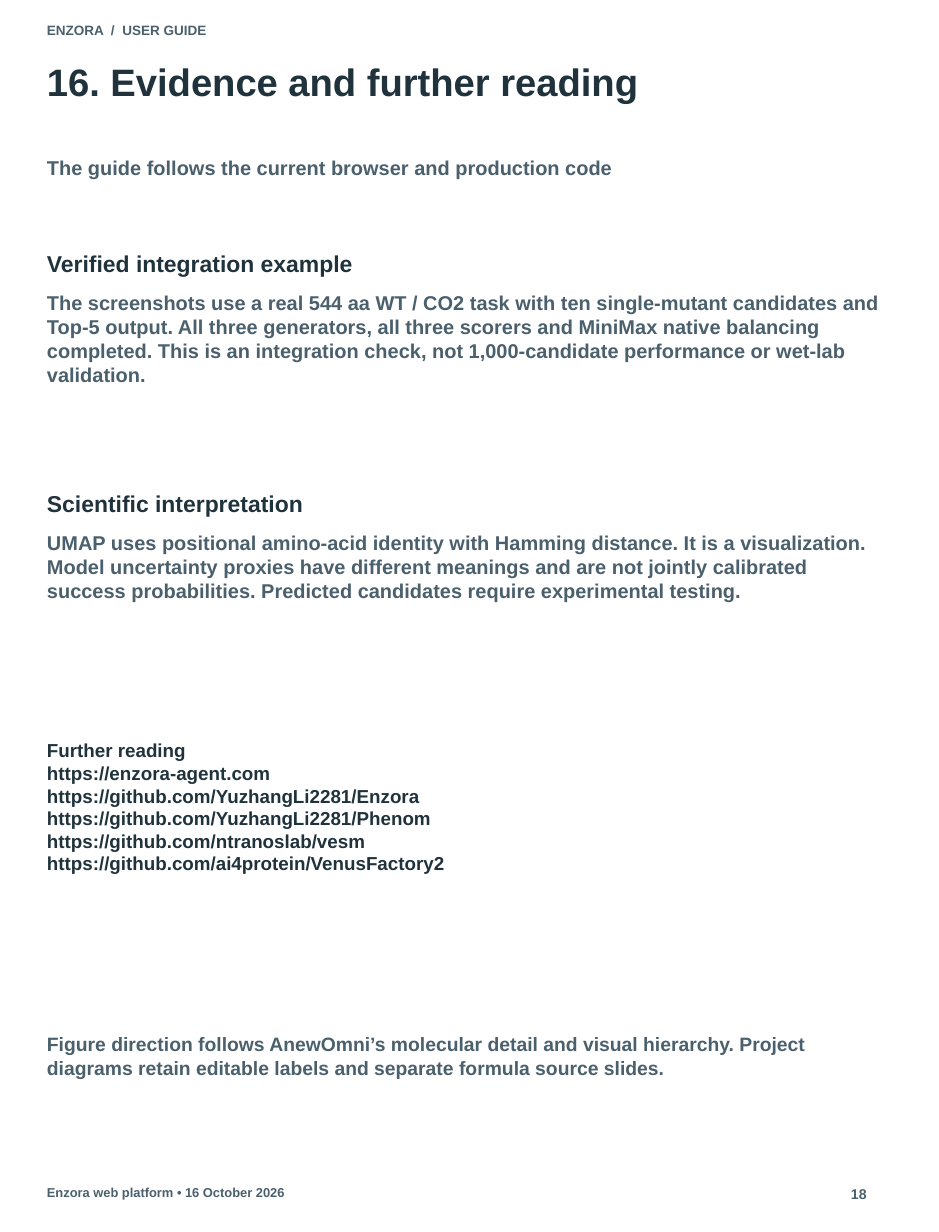
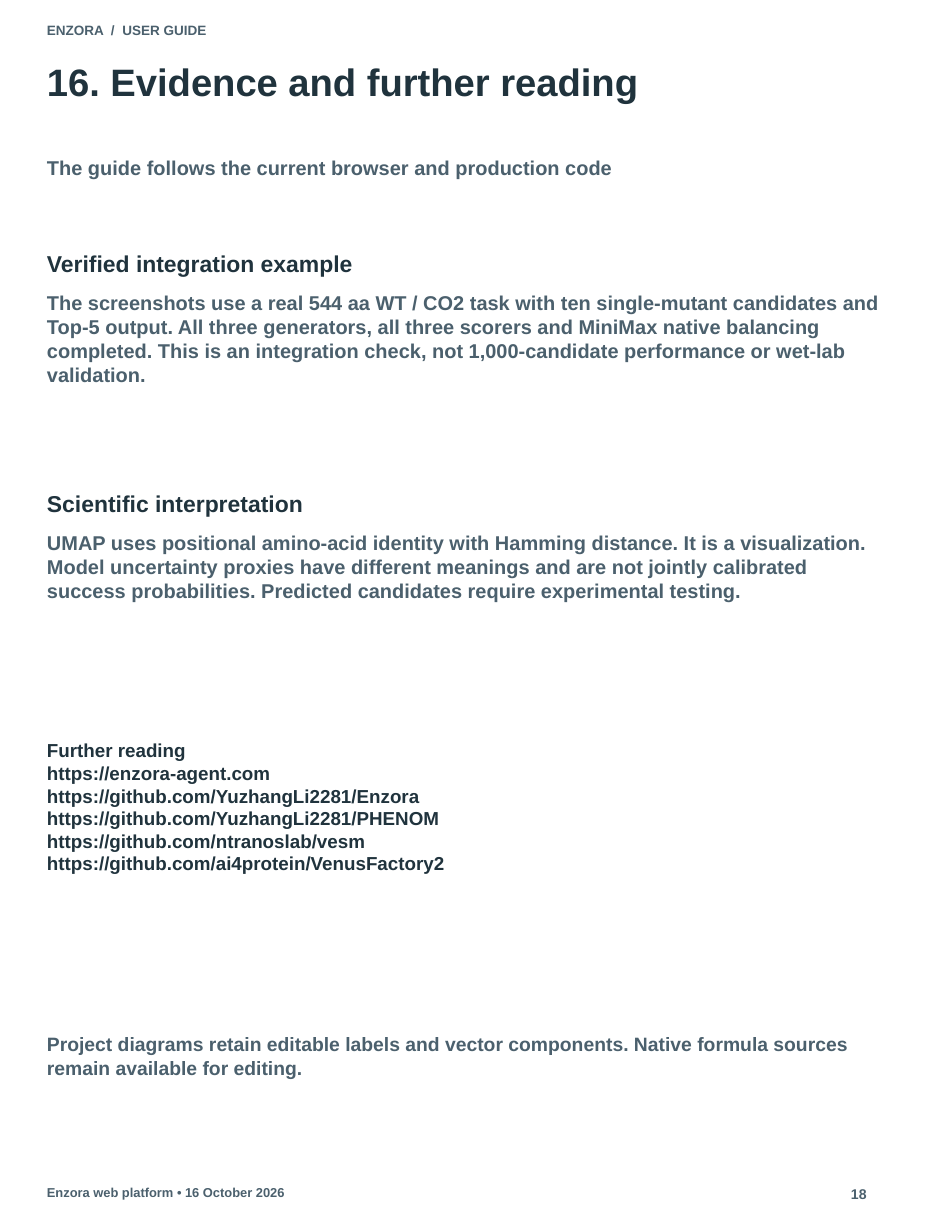
Before and after one commit to YuzhangLi2281/Enzora.github.io, a slide deck: slide 18 of docs/Enzora_User_Guide.pptx. Drawn at 939x1232 pixels with LibreOffice and Linux fonts; fonts in the diff are those of the drawing. Boxes give left, top, right and bottom in pixels: in the first picture for what was removed or moved away, otherwise in the second. Text is boxed around its words. In the diff, an @@ line names an element or a change of style, - is before the commit and + after.

```diff
--- a/docs/Enzora_User_Guide.pptx
+++ b/docs/Enzora_User_Guide.pptx
@@ text at bbox=[47, 811, 439, 829]: text changed @@
-https://github.com/YuzhangLi2281/Phenom
+https://github.com/YuzhangLi2281/PHENOM
@@ text at bbox=[47, 1037, 847, 1079]: text changed @@
-Figure direction follows AnewOmni’s molecular detail and visual hierarchy. Project diagrams retain editable labels and separate formula source slides.
+Project diagrams retain editable labels and vector components. Native formula sources remain available for editing.
```
Also in this commit, not shown: 4 other slides changed, 1 other file.
